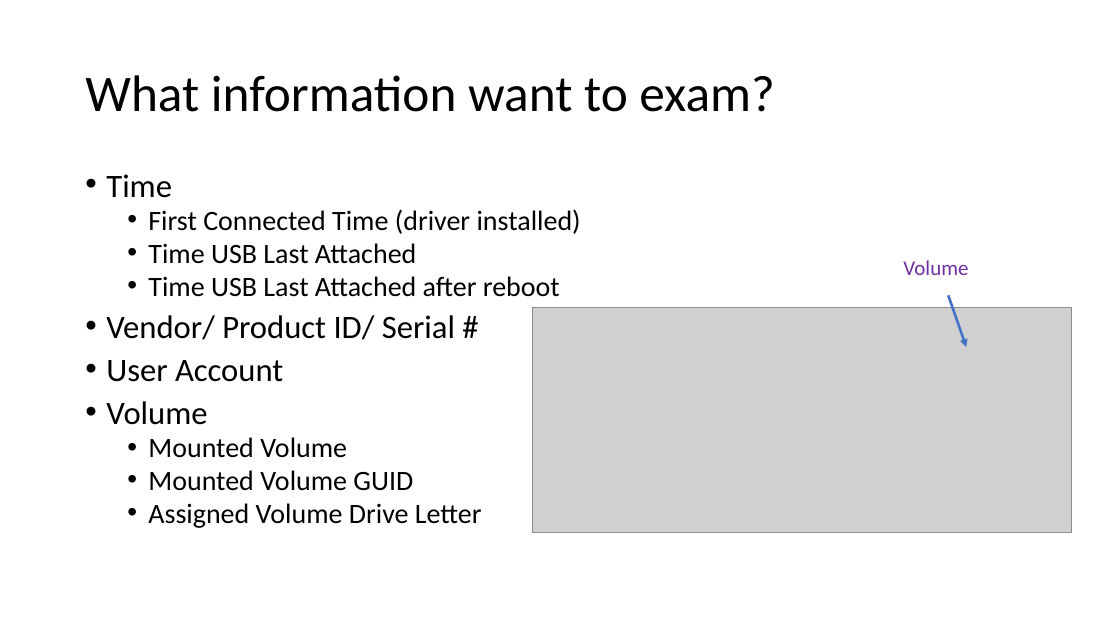
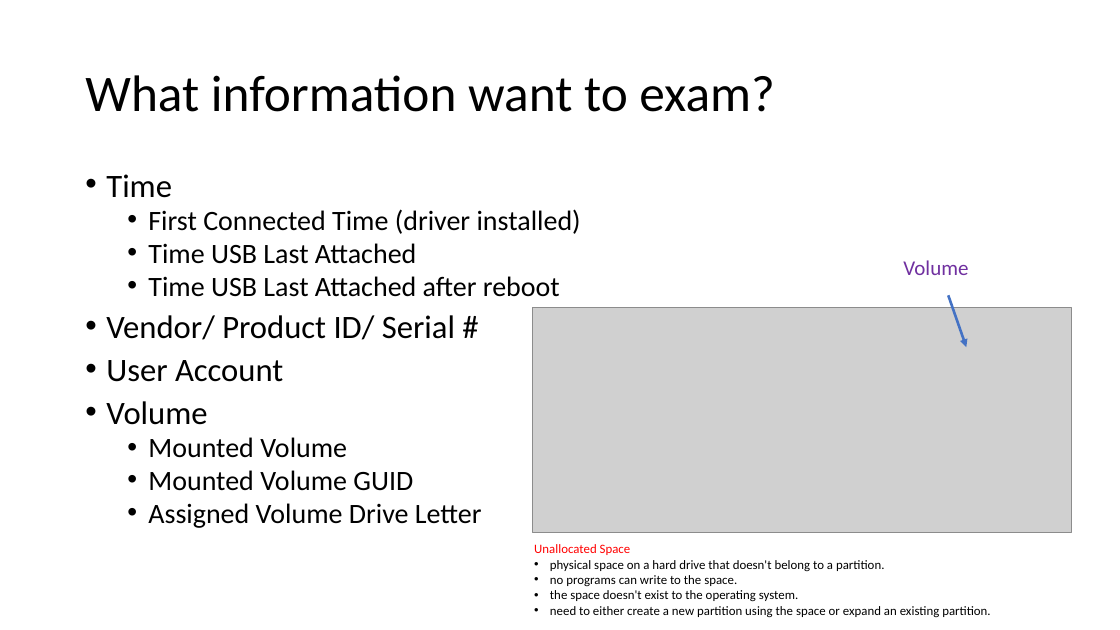
Before and after one commit to frankwxu/digital-forensics-lab, a slide deck: slide 16 of NIST_Data_Leakage_Case/NIST_Data_Leakage_04_Email_USB.pptx. Drawn at 1120x630 pixels with LibreOffice and Linux fonts; fonts in the diff are those of the drawing; grey boxes stand for pictures; background and template pictures are left out. Boxes give left, top, right and bottom in pixels: in the first picture for what was removed or moved away, otherwise in the second. Text is boxed around its words. In the diff, an @@ line names an element or a change of style, - is before the commit and + after.

```diff
--- a/NIST_Data_Leakage_Case/NIST_Data_Leakage_04_Email_USB.pptx
+++ b/NIST_Data_Leakage_Case/NIST_Data_Leakage_04_Email_USB.pptx
@@ text added at <box>534,544,990,618</box>, 11 pt, text #000000 @@
+Unallocated Space
+• physical space on a hard drive that doesn't belong to a partition.
+• no programs can write to the space.
+• the space doesn't exist to the operating system.
+• need to either create a new partition using the space or expand an existing partition.
```
Also in this commit, not shown: 3 other slides changed, 9 other files.
